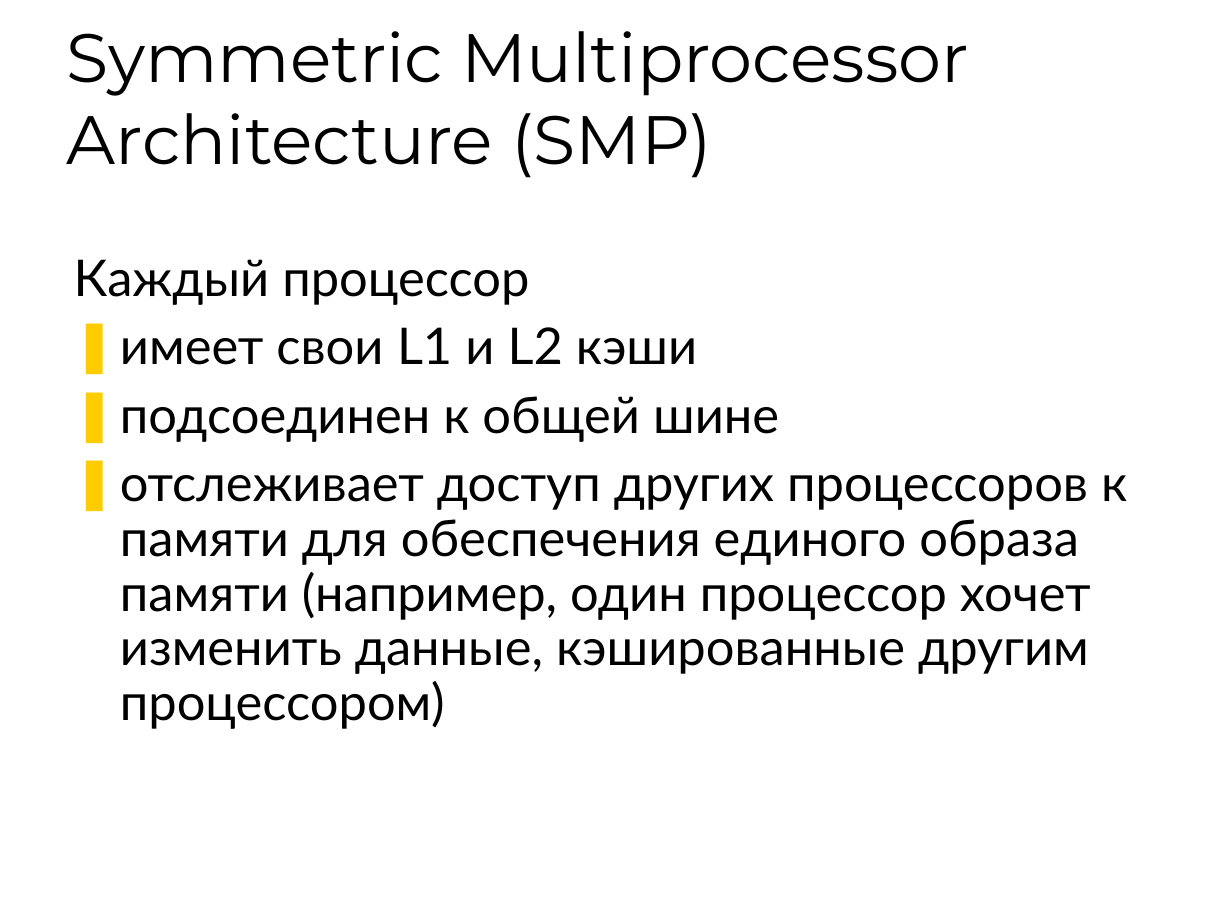
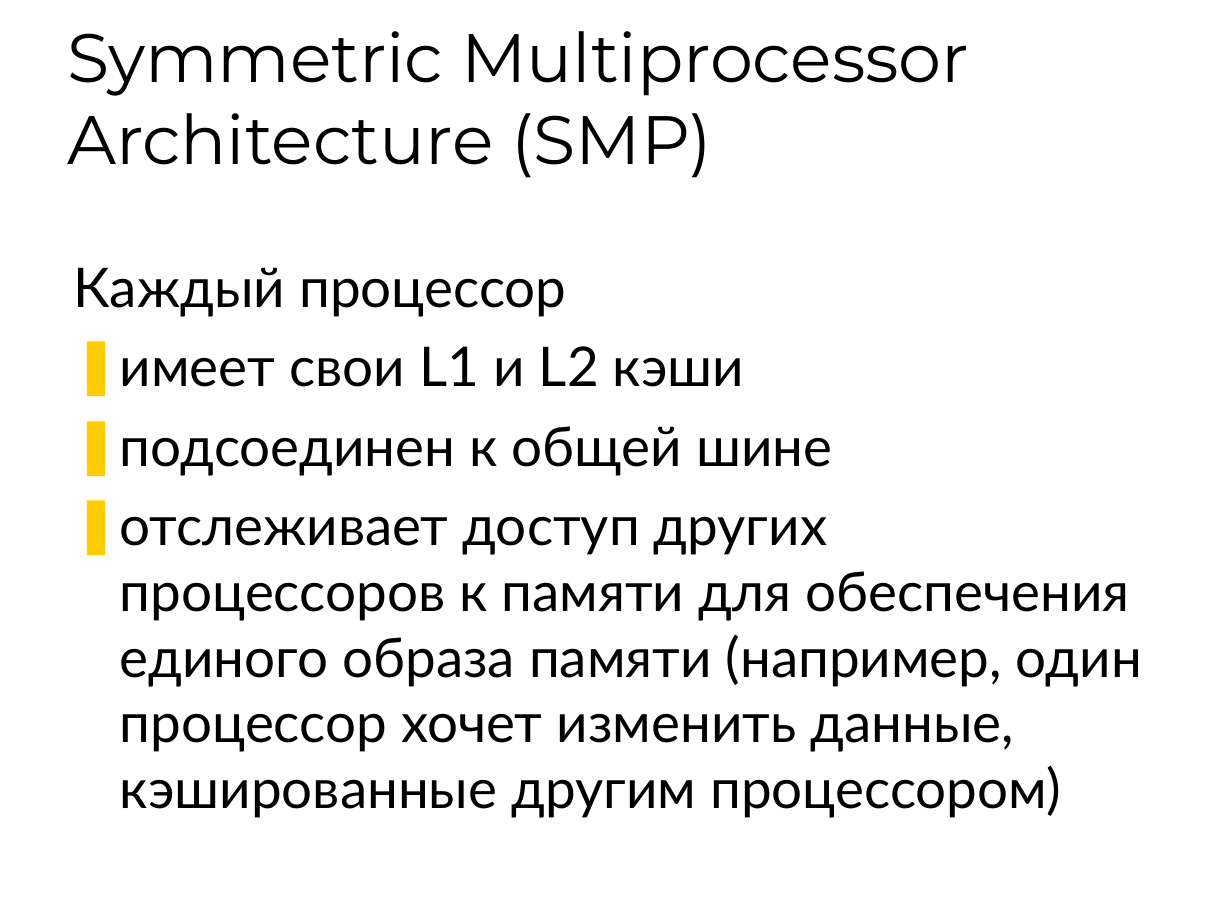
Before and after one commit to 7633/msu-cuda-course, a slide deck: slide 7 of Lectures/L1 24022009/Lection-1.ppt. Drawn at 1232x924 pixels with LibreOffice and Linux fonts; fonts in the diff are those of the drawing; background and template pictures are left out. Boxes give left, top, right and bottom in pixels: in the first picture for what was removed or moved away, otherwise in the second. Text is boxed around its words. In the diff, an @@ line names an element or a change of style, - is before the commit and + after.

Commit message:
[~] edit: added "Hello World" multi threading slides

```diff
--- a/Lectures/L1 24022009/Lection-1.ppt
+++ b/Lectures/L1 24022009/Lection-1.ppt
@@ text "Каждый процессор" at bbox=[74, 267, 1142, 818]: size 29.6 to 32 pt; line spacing 0.9 to 1 @@
```
Also in this commit, not shown: 4 other slides changed, 2 slides added.
